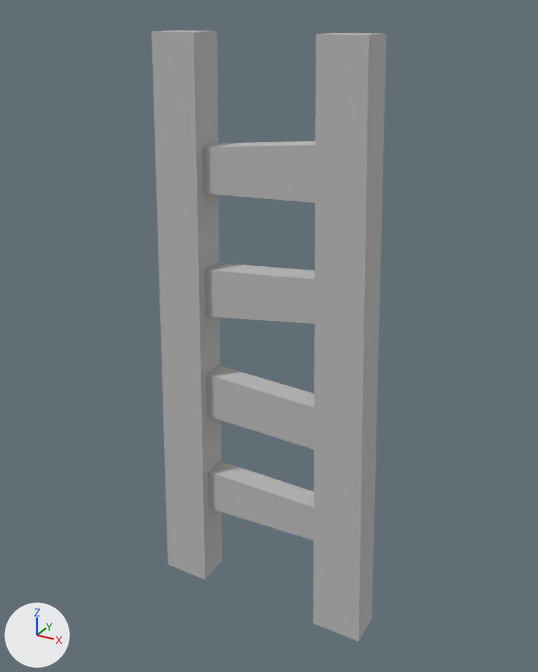
The FBX model Assets/XanaBuilder Assets/Models/STB/01_Stair_Bridge/STB0110003_Stair 01/STB0110003.FBX as it was, and as the next commit left it.
Before and after are seen from a 50 mm camera at (1.55, -2.78, 2.91) aimed at (0.0, 0.04, 1.5). Arrows for +X, +Y and +Z are at lower left; the lights stay in place. Where no turn or scale is listed for an object, it has been applied to the vertices.

In view in the first picture: 'smSTB0110003'.
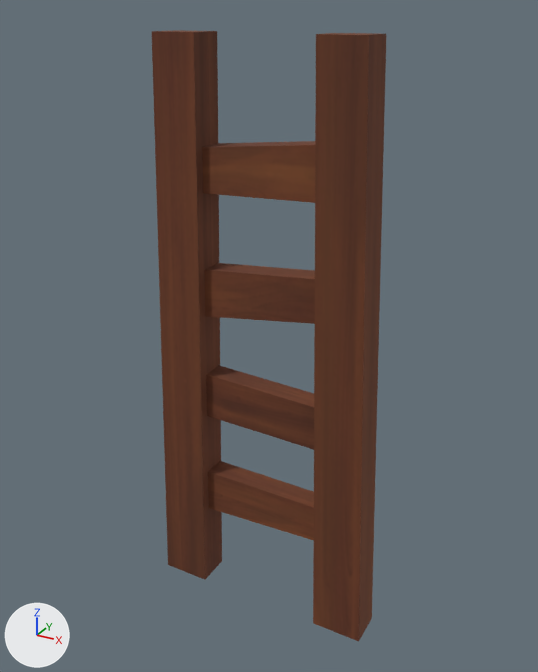
Commit message: STB assets updated

What the commit changed:
Picture 'txSTB0110003_Diffuse.png' (img_txstb0110003_diffuse_png) is new.
In material 'mtSTB0110003_PlaceMode' (mat_mtstb0110003_placemode), base_color is no longer (0.5, 0.5, 0.5), grey #bcbcbc.
In material 'mtSTB0110003_PlaceMode' (mat_mtstb0110003_placemode), texture is now set to img_txstb0110003_diffuse_png, with its transparency.

Changed parts and their boxes (x1, y1, x2, y2) in the pictures (538 x 672 px):
'smSTB0110003', surface changed (grey to brown): (152, 30, 386, 641) in both
